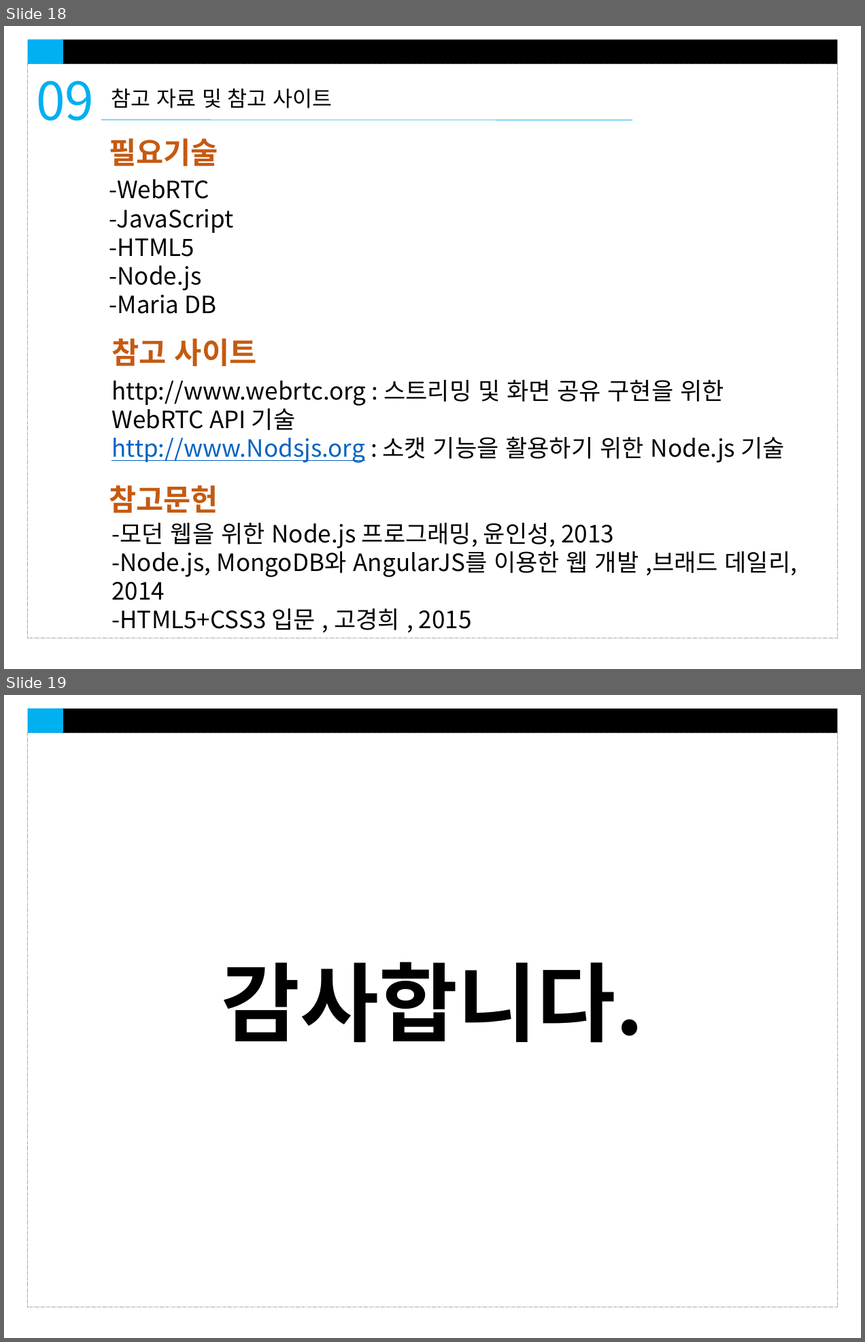
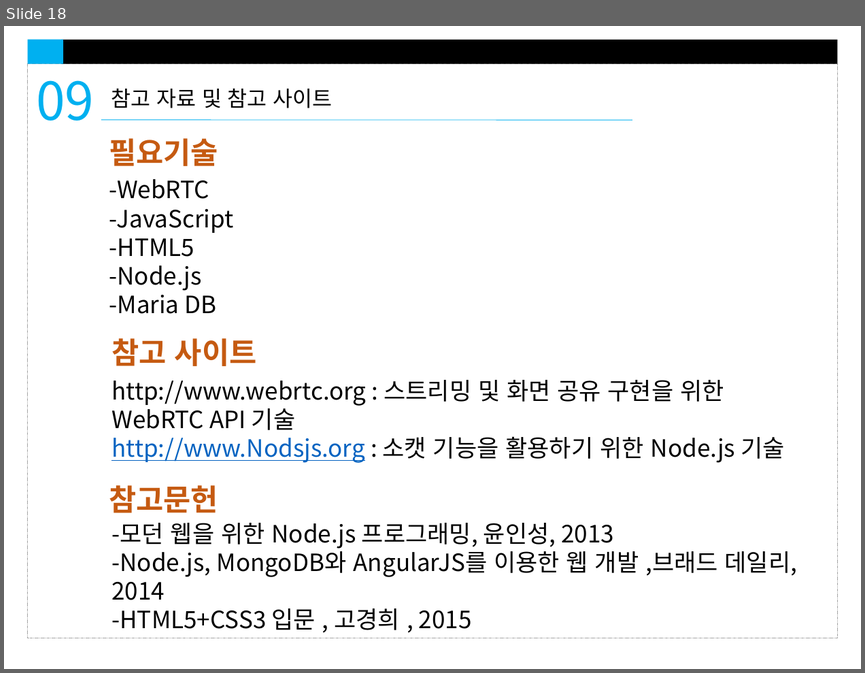
Before and after one commit to mwan91/-----------, a slide deck: 최종)온라인 화상 면접 웹애플리케이션.pptx. Shown one above the other, each under a label of ours: slides 18 and 19 before the commit, slide 18 after it. The pictures are 865x1342 and 865x673 pixels, drawn with LibreOffice and Linux fonts; fonts in the diff are those of the drawing. Boxes give left, top, right and bottom in pixels: in the first picture for what was removed or moved away, otherwise in the second. Text is boxed around its words. In the diff, an @@ line names an element or a change of style, - is before the commit and + after.

```diff
--- a/최종)온라인 화상 면접 웹애플리케이션.pptx
+++ b/최종)온라인 화상 면접 웹애플리케이션.pptx
@@ slide 19 removed at box(4, 695, 861, 1338), background #FFFFFF @@
@@ rectangle removed at box(28, 709, 64, 734) @@
@@ rectangle removed at box(61, 709, 838, 734) @@
@@ rectangle removed at box(28, 732, 838, 1306) @@
@@ text removed at box(222, 962, 644, 1042) @@
-감사합니다.
```
Also in this commit, not shown: 5 slides changed.
